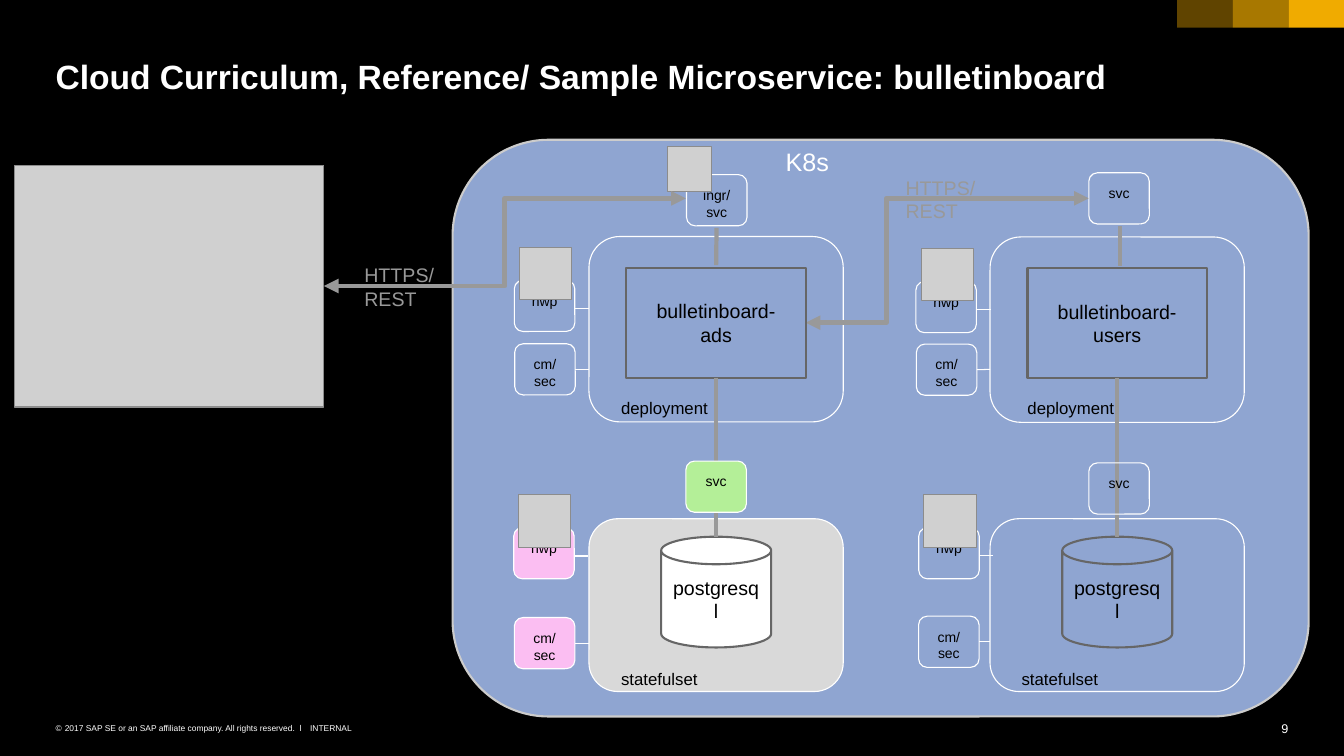
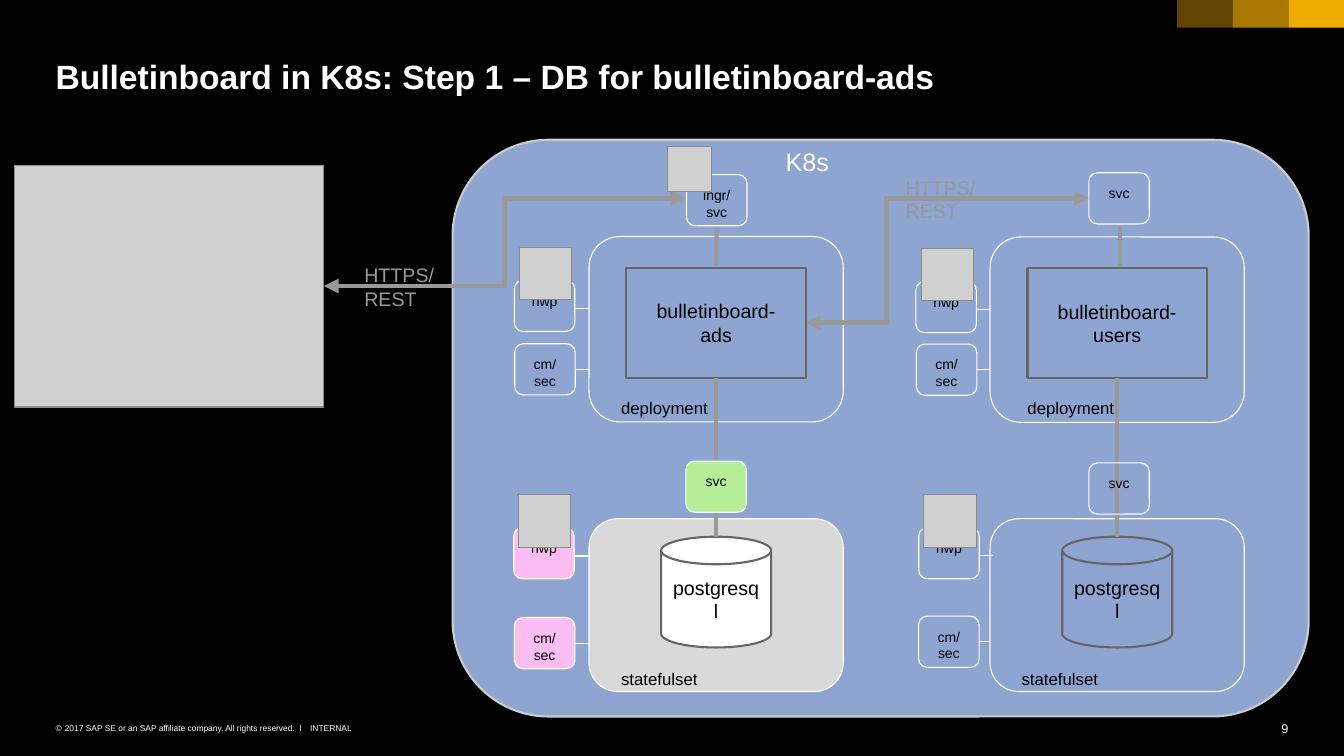
Before and after one commit to cuijiyao01/docker-k8s-training, a slide deck: slide 9 of kubernetes/k8s-bulletinboard/01_k8s-bulletinboard.pptx. Drawn at 1344x756 pixels with LibreOffice and Linux fonts; fonts in the diff are those of the drawing; grey boxes stand for pictures. Boxes give left, top, right and bottom in pixels: in the first picture for what was removed or moved away, otherwise in the second. Text is boxed around its words. In the diff, an @@ line names an element or a change of style, - is before the commit and + after.

```diff
--- a/kubernetes/k8s-bulletinboard/01_k8s-bulletinboard.pptx
+++ b/kubernetes/k8s-bulletinboard/01_k8s-bulletinboard.pptx
@@ title at <box>56,64,934,96</box>: text changed @@
-Cloud Curriculum, Reference/ Sample Microservice: bulletinboard
+Bulletinboard in K8s: Step 1 – DB for bulletinboard-ads
```
Also in this commit, not shown: 4 other slides changed.
